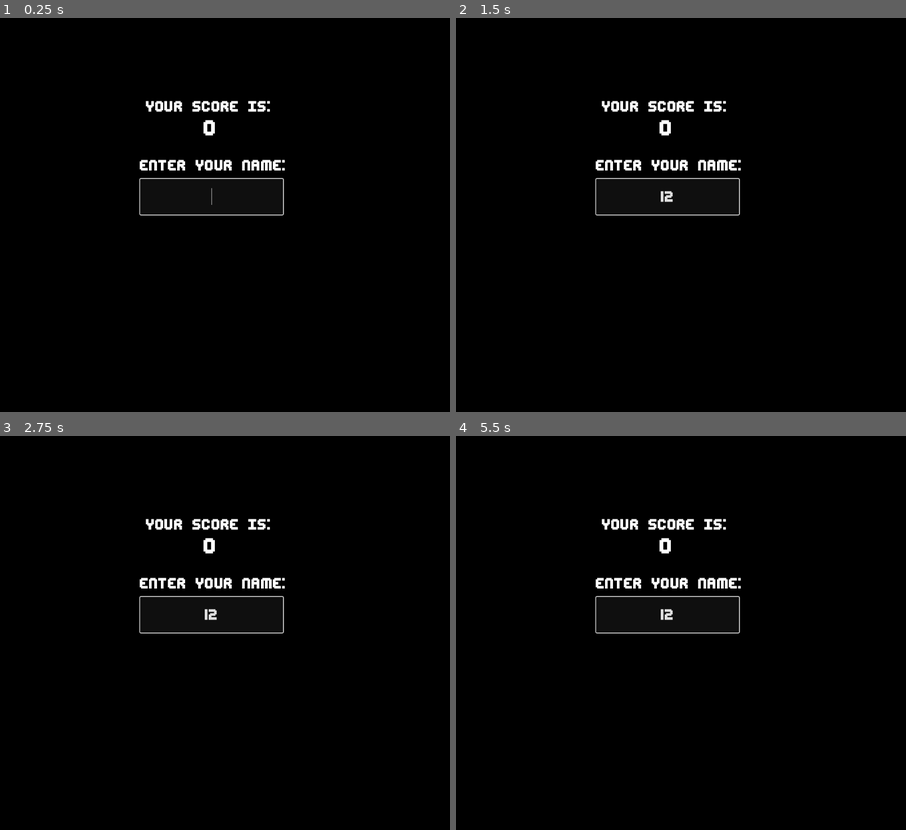
Above: before the commit, frames 1-4 (two rows, left to right).
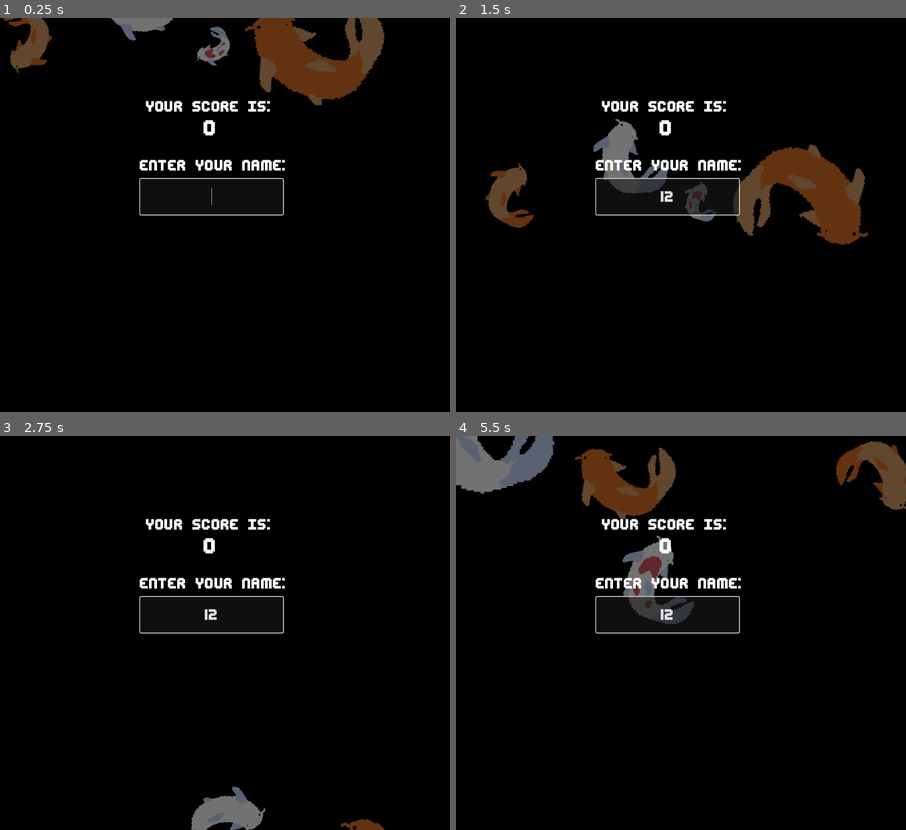
Above: after the commit, the same moments.

Repository: ButterM-40/Koi-Batter
Game: Godot game, scene res://Scenes/enter_name.tscn
Two runs of this game, one before a commit and one after it. Both use one fixed random seed, a clock stepped at 60 frames per second and the inputs below. This scene is started directly instead of the project's main scene.
Inputs (mouse positions are in pixels of both pictures, inside the frame that each line leads up to):
- Up to frame 1 (0.25 s): no input
- Up to frame 2 (1.5 s): click (667, 195) at 0.52 s; type "12" at 0.6 s; tap Enter at 1.25 s; hold D (Right) from 1.28 s (still down); hold N (N) from 1.28 s (still down)
- Up to frame 3 (2.75 s): keep holding D (Right); tap W (Jump) at 1.52, 2.27 s; release N (N) at 2.03 s; tap Space (Hit) at 2.1 s; tap N (N) at 2.3 s
- Up to frame 4 (5.5 s): release D (Right) at 2.78 s; hold A (Left) 2.78-3.53 s; hold N (N) 2.78-3.53 s; hold D (Right) 3.53-5.03 s; tap N (N) at 3.6, 5.1 s; tap W (Jump) at 3.77, 4.52, 5.27 s; hold N (N) 4.28-5.03 s; tap Space (Hit) at 4.35 s; hold A (Left) from 5.03 s (still down)

The runs differ from the first frame. In frame 1, 5.5% of the frame differs, in the area x 0-86%, y 0-23%; in frame 2, 6.7%; in frame 3, 1.3%; in frame 4, 7.4%, in the area x 0-100%, y 0-48%.

Commit message:
entername screen prettier now

Diff:
--- a/Scenes/enter_name.tscn
+++ b/Scenes/enter_name.tscn
@@ -3,7 +3,10 @@
 [ext_resource type="FontFile" uid="uid://csllkmo66ufvf" path="res://Assets/editundo.ttf" id="1_6ay1b"]
 [ext_resource type="Script" uid="uid://c54dbcjlppw38" path="res://Scenes/end_score.gd" id="2_p6lae"]
 [ext_resource type="Script" uid="uid://qfknsjr2ljbn" path="res://Scenes/name.gd" id="3_p6lae"]
-[ext_resource type="Texture2D" uid="uid://cq4875cln3bq2" path="res://Assets/fish2-Sheet.png" id="4_p67qx"]
+[ext_resource type="Texture2D" uid="uid://bx5iaa8y7fuby" path="res://Assets/fishrain1.png" id="4_u1a55"]
+[ext_resource type="Texture2D" uid="uid://bn5g0ub82bckd" path="res://Assets/fishrain3.png" id="5_qwyui"]
+[ext_resource type="Texture2D" uid="uid://bml6ts0vok4tr" path="res://Assets/fishrain2.png" id="6_xgdwl"]
+[ext_resource type="Texture2D" uid="uid://dv5542igj2bi7" path="res://Assets/fishrain4.png" id="7_qffqf"]
 
 [node name="enterName" type="Node2D" unique_id=1153964625]
 
@@ -57,14 +60,82 @@
 max_length = 12
 emoji_menu_enabled = false
 
-[node name="CPUParticles2D" type="CPUParticles2D" parent="." unique_id=717964766]
-visible = false
+[node name="fishfall" type="Node2D" parent="." unique_id=750108665]
+
+[node name="CPUParticles2D" type="CPUParticles2D" parent="fishfall" unique_id=717964766]
 modulate = Color(0.446777, 0.44677705, 0.44677705, 1)
 z_index = -10
-position = Vector2(527, 29)
-amount = 6
-texture = ExtResource("4_p67qx")
-lifetime = 6.37
+position = Vector2(295, -191)
+amount = 5
+texture = ExtResource("4_u1a55")
+lifetime = 9.0
 preprocess = 0.49
 speed_scale = 0.37
-lifetime_randomness = 0.32
+randomness = 0.7
+emission_shape = 3
+emission_rect_extents = Vector2(500, 1)
+spread = 78.61
+gravity = Vector2(200, 980)
+angular_velocity_min = -527.78
+angular_velocity_max = -137.42
+scale_amount_min = 0.7
+scale_amount_max = 4.0
+
+[node name="CPUParticles2D2" type="CPUParticles2D" parent="fishfall" unique_id=1643755372]
+modulate = Color(0.446777, 0.44677705, 0.44677705, 1)
+z_index = -10
+position = Vector2(435, -106)
+amount = 5
+texture = ExtResource("5_qwyui")
+lifetime = 9.0
+preprocess = 0.49
+speed_scale = 0.37
+randomness = 0.45
+emission_shape = 3
+emission_rect_extents = Vector2(500, 1)
+gravity = Vector2(200, 980)
+angular_velocity_min = -562.48
+angular_velocity_max = -102.72
+angle_min = -208.2
+angle_max = 112.8
+scale_amount_max = 3.0
+
+[node name="CPUParticles2D3" type="CPUParticles2D" parent="fishfall" unique_id=1573792049]
+modulate = Color(0.446777, 0.44677705, 0.44677705, 1)
+z_index = -10
+position = Vector2(175, -90)
+amount = 6
+texture = ExtResource("6_xgdwl")
+lifetime = 9.0
+preprocess = 0.49
+speed_scale = 0.37
+randomness = 0.58
+emission_shape = 3
+emission_rect_extents = Vector2(500, 1)
+gravity = Vector2(200, 980)
+angular_velocity_min = -631.87
+angular_velocity_max = -198.14
+angle_min = -149.1
+angle_max = 216.9
+scale_amount_min = 0.7
+scale_amount_max = 4.0
+
+[node name="CPUParticles2D4" type="CPUParticles2D" parent="fishfall" unique_id=2108005110]
+modulate = Color(0.446777, 0.44677705, 0.44677705, 1)
+z_index = -10
+position = Vector2(674, -90)
+amount = 5
+texture = ExtResource("7_qffqf")
+lifetime = 9.0
+preprocess = 0.49
+speed_scale = 0.37
+randomness = 0.6
+emission_shape = 3
+emission_rect_extents = Vector2(500, 1)
+gravity = Vector2(200, 980)
+angular_velocity_min = -484.4
+angular_velocity_max = -102.72
+angle_min = -112.8
+angle_max = 156.1
+scale_amount_min = 0.7
+scale_amount_max = 4.0
Binary file added: Assets/fishrain1.png
Not shown, added: Assets/fishrain1.png.import
Binary file added: Assets/fishrain2.png
Not shown, added: Assets/fishrain2.png.import
Binary file added: Assets/fishrain3.png
Not shown, added: Assets/fishrain3.png.import
Binary file added: Assets/fishrain4.png
Not shown, added: Assets/fishrain4.png.import
